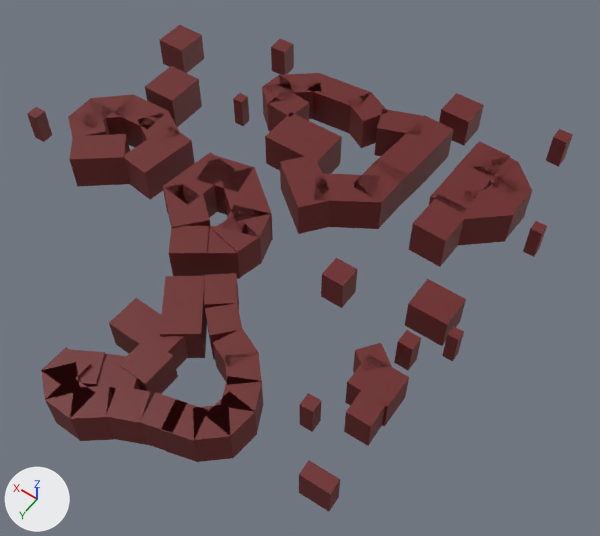
Renders of the FBX model Assets/Bounds/SceneBoundingBoxes.fbx from each side of a commit.
The view is the same before and after, from a 50 mm camera at (0.97, -1.18, 3.3) aimed at (2.52, -3.35, -0.11). Lighting does not change. The marker at lower left points along +X, +Y and +Z. Where no turn or scale is listed for an object, it has been applied to the vertices.
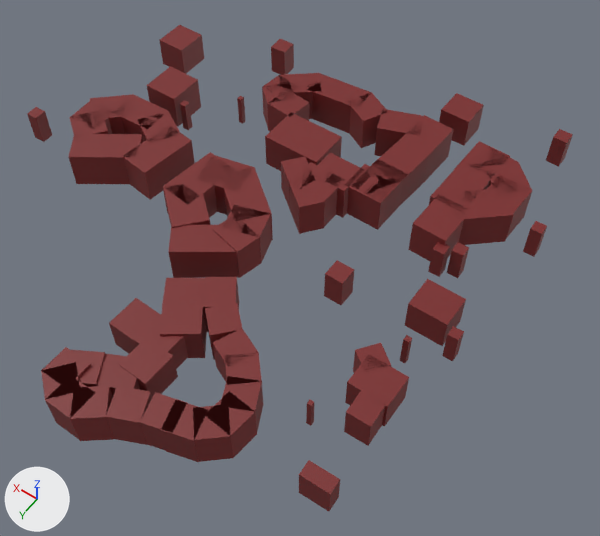
What differs and where, as boxes [x1, y1, x2, y2] in the pictures (600 x 536 px):
'BoundingBox41', moved, turned, rescaled
    before: [314, 173, 381, 229]
    after: [289, 162, 345, 227]
'BoundingBox28', moved, turned, rescaled
    before: [69, 134, 130, 186]
    after: [69, 134, 143, 184]
'BoundingBox39', moved, rescaled (12% narrower)
    before: [280, 155, 330, 234]
    after: [281, 156, 325, 234]
'BoundingBox38', rescaled
    before: [145, 66, 202, 127]
    after: [147, 66, 201, 126]
'BoundingBox24', moved
    before: [169, 226, 210, 276]
    after: [168, 225, 210, 278]
'BoundingBox86', reshaped
    before: [371, 141, 428, 206]
    after: [372, 141, 428, 206]
'BoundingBox89', added (red)
    after: [346, 164, 399, 230]
'BoundingBox90', added
    after: [310, 153, 364, 218]
'BoundingBox60', rescaled (18% narrower, 10% shorter)
    before: [321, 258, 358, 308]
    after: [324, 260, 354, 305]
'BoundingBox15', moved, turned
    before: [204, 273, 239, 310]
    after: [203, 277, 239, 332]
'BoundingBox23', moved
    before: [207, 226, 240, 279]
    after: [207, 225, 239, 278]
'BoundingBox88', reshaped
    before: [90, 94, 134, 135]
    after: [90, 94, 134, 134]
'BoundingBox66', moved, rescaled (54% narrower, 31% shorter)
    before: [394, 330, 421, 371]
    after: [400, 335, 412, 363]
'BoundingBox30', moved
    before: [68, 99, 112, 135]
    after: [70, 100, 115, 134]
'BoundingBox67', rescaled
    before: [300, 393, 321, 432]
    after: [306, 399, 314, 426]
'BoundingBox92', added
    after: [447, 242, 469, 278]
'BoundingBox93', added
    after: [428, 242, 450, 277]
'BoundingBox68', rescaled (47% narrower, 15% shorter)
    before: [233, 93, 249, 126]
    after: [237, 96, 245, 124]
'BoundingBox91', added
    after: [180, 101, 193, 130]

The change, as a list of edits to the scene's bpy script:
```text
Add me_mesh_074:
    me_mesh_074.from_pydata([(0.109, -0.095, -0.102), (0.11, 0.093, -0.102), (0.109, -0.095, 0.102), (0.11, 0.093, 0.102), (-0.11, -0.093, 0.102), (-0.109, 0.095, 0.102), (-0.11, -0.093, -0.102), (-0.109, 0.095, -0.102)], [], [(0, 1, 3, 2), (2, 3, 5, 4), (4, 5, 7, 6), (6, 7, 1, 0), (1, 7, 5, 3), (6, 0, 2, 4)])
    me_mesh_074.materials.append(mat_lambert1)  # dark red #6b2020
Add me_mesh_075:
    me_mesh_075.from_pydata([(-0.019, -0.02, -0.09), (0.02, -0.019, -0.09), (-0.019, -0.02, 0.09), (0.02, -0.019, 0.09), (-0.02, 0.019, 0.09), (0.019, 0.02, 0.09), (-0.02, 0.019, -0.09), (0.019, 0.02, -0.09)], [], [(0, 1, 3, 2), (2, 3, 5, 4), (4, 5, 7, 6), (6, 7, 1, 0), (1, 7, 5, 3), (6, 0, 2, 4)])
    me_mesh_075.materials.append(mat_lambert1)  # dark red #6b2020
Change ob_boundingbox15:
    ob_boundingbox15.location: (2.612, -2.844, 0.091) -> (2.604, -2.828, 0.091)
    ob_boundingbox15.rotation_euler: (1.571, 0.0, -2.458) -> (1.571, 0.0, -2.516)  # degrees (90, 0, -141) -> degrees (90, 0, -144)
Change ob_boundingbox82:
    ob_boundingbox82: bpy.data.objects.new('BoundingBox82', me_mesh_066) -> bpy.data.objects.new('BoundingBox82', me_mesh_069)
Change ob_boundingbox85:
    ob_boundingbox85: bpy.data.objects.new('BoundingBox85', me_mesh_069) -> bpy.data.objects.new('BoundingBox85', me_mesh_066)
Change ob_boundingbox88:
    ob_boundingbox88: bpy.data.objects.new('BoundingBox88', me_mesh_072) -> bpy.data.objects.new('BoundingBox88', me_mesh_063)
Change ob_boundingbox39:
    ob_boundingbox39.location: (2.686, -3.638, 0.098) -> (2.699, -3.621, 0.098)
    ob_boundingbox39.scale: (0.188, 0.205, 0.338) -> (0.134, 0.205, 0.338)
Change ob_boundingbox84:
    ob_boundingbox84: bpy.data.objects.new('BoundingBox84', me_mesh_068) -> bpy.data.objects.new('BoundingBox84', me_mesh_067)
Change ob_boundingbox60:
    ob_boundingbox60.scale: (0.122, 0.18, 0.123) -> (0.101, 0.18, 0.101)
Change ob_boundingbox30:
    ob_boundingbox30.location: (3.949, -3.365, 0.095) -> (3.937, -3.366, 0.095)
Change ob_boundingbox28:
    ob_boundingbox28.location: (3.734, -3.198, 0.095) -> (3.708, -3.227, 0.095)
    ob_boundingbox28.rotation_euler: (1.571, 0.0, 2.251) -> (1.571, 0.0, 2.179)  # degrees (90, 0, 129) -> degrees (90, 0, 125)
    ob_boundingbox28.scale: (0.178, 0.205, 0.286) -> (0.178, 0.205, 0.365)
Change ob_boundingbox68:
    ob_boundingbox68.scale: (0.0597, 0.18, 0.0601) -> (0.0267, 0.18, 0.0269)
Change ob_boundingbox79:
    ob_boundingbox79: bpy.data.objects.new('BoundingBox79', me_mesh_063) -> bpy.data.objects.new('BoundingBox79', me_mesh_072)
Change ob_boundingbox81:
    ob_boundingbox81: bpy.data.objects.new('BoundingBox81', me_mesh_065) -> bpy.data.objects.new('BoundingBox81', me_mesh_070)
Change ob_boundingbox83:
    ob_boundingbox83: bpy.data.objects.new('BoundingBox83', me_mesh_067) -> bpy.data.objects.new('BoundingBox83', me_mesh_068)
Change ob_boundingbox86:
    ob_boundingbox86: bpy.data.objects.new('BoundingBox86', me_mesh_070) -> bpy.data.objects.new('BoundingBox86', me_mesh_065)
Change ob_boundingbox67:
    ob_boundingbox67.scale: (0.0668, 0.18, 0.0672) -> (0.0238, 0.18, 0.024)
Change ob_boundingbox41:
    ob_boundingbox41.location: (2.485, -3.719, 0.098) -> (2.636, -3.664, 0.098)
    ob_boundingbox41.rotation_euler: (1.571, 0.0, 2.139) -> (1.571, 0.0, 1.565)  # degrees (90, 0, 123) -> degrees (90, 0, 90)
    ob_boundingbox41.scale: (0.188, 0.205, 0.338) -> (0.188, 0.205, 0.219)
Change ob_boundingbox87:
    ob_boundingbox87: bpy.data.objects.new('BoundingBox87', me_mesh_071) -> bpy.data.objects.new('BoundingBox87', me_mesh_064)
Change ob_boundingbox80:
    ob_boundingbox80: bpy.data.objects.new('BoundingBox80', me_mesh_064) -> bpy.data.objects.new('BoundingBox80', me_mesh_071)
Change ob_boundingbox66:
    ob_boundingbox66.location: (1.761, -3.129, 0.074) -> (1.77, -3.129, 0.074)
    ob_boundingbox66.scale: (0.076, 0.18, 0.0764) -> (0.0291, 0.18, 0.0292)
Change ob_boundingbox24:
    ob_boundingbox24.location: (2.923, -2.989, 0.091) -> (2.929, -2.994, 0.091)
Change ob_boundingbox23:
    ob_boundingbox23.location: (2.79, -3.084, 0.091) -> (2.795, -3.089, 0.091)
Change ob_boundingbox38:
    ob_boundingbox38.scale: (0.206, 0.205, 0.282) -> (0.206, 0.205, 0.254)
Add ob_boundingbox93:
    ob_boundingbox93 = bpy.data.objects.new('BoundingBox93', me_mesh_060.copy())  # the mesh of ob_boundingbox72
    ob_boundingbox93.location = (1.909, -3.679, 0.074)
Add ob_boundingbox92:
    ob_boundingbox92 = bpy.data.objects.new('BoundingBox92', me_mesh_060.copy())  # the mesh of ob_boundingbox72
    ob_boundingbox92.location = (1.83, -3.726, 0.074)
Add ob_boundingbox90:
    ob_boundingbox90 = bpy.data.objects.new('BoundingBox90', me_mesh_074)
    ob_boundingbox90.location = (2.593, -3.783, 0.098)
Add ob_boundingbox91:
    ob_boundingbox91 = bpy.data.objects.new('BoundingBox91', me_mesh_075)
    ob_boundingbox91.location = (3.613, -3.757, 0.074)
Add ob_boundingbox89:
    ob_boundingbox89 = bpy.data.objects.new('BoundingBox89', me_mesh_074.copy())
    ob_boundingbox89.location = (2.398, -3.82, 0.098)
```
